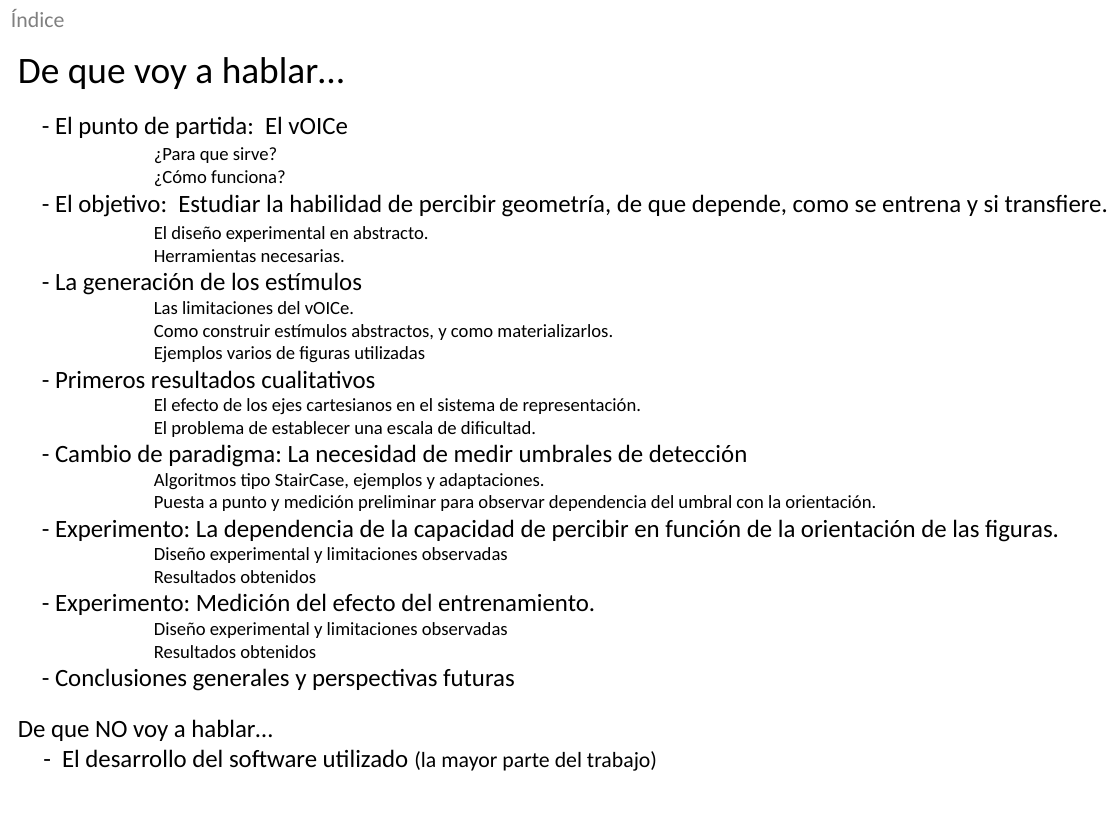
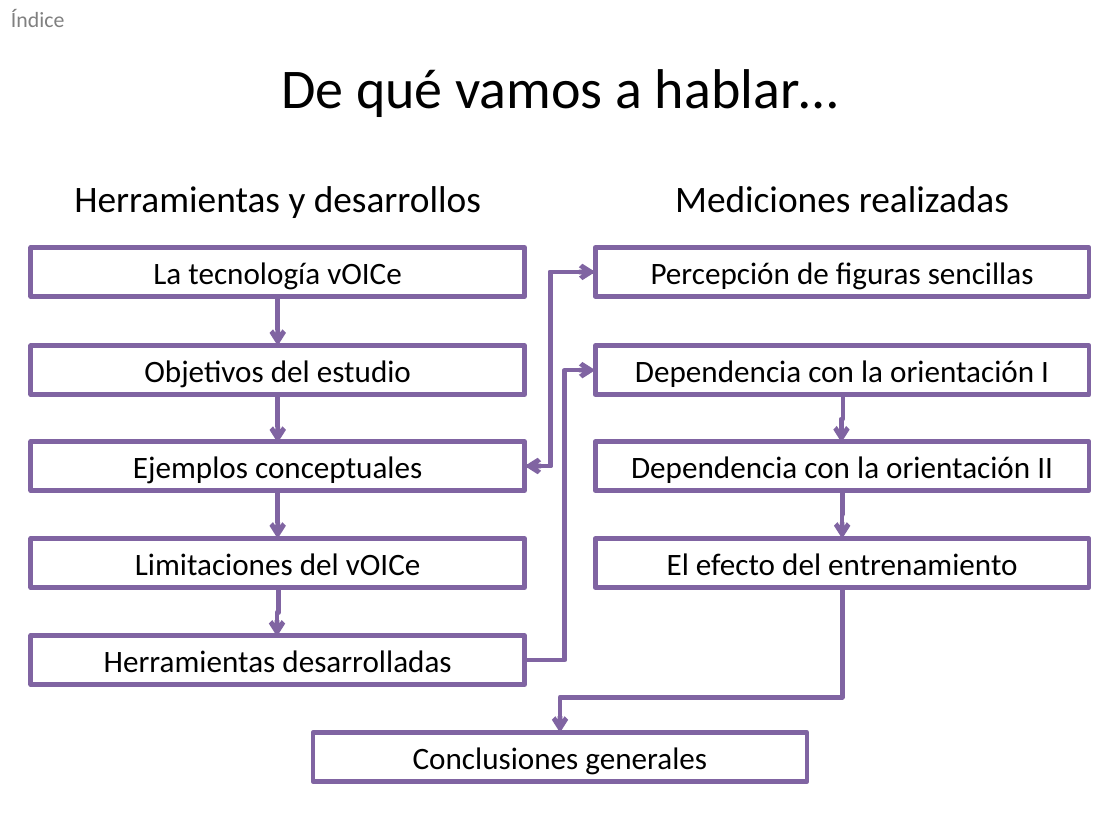
Before and after one commit to IoniUTDT/RedaccionTesis, a slide deck: slide 2 of Defensa/Defensa.pptx. Drawn at 1120x840 pixels with LibreOffice and Linux fonts; fonts in the diff are those of the drawing. Boxes give left, top, right and bottom in pixels: in the first picture for what was removed or moved away, otherwise in the second. Text is boxed around its words. In the diff, an @@ line names an element or a change of style, - is before the commit and + after.

```diff
--- a/Defensa/Defensa.pptx
+++ b/Defensa/Defensa.pptx
@@ text at [281, 69, 838, 117]: text changed; size 24 to 36 pt @@
-De que voy a hablar…
+De qué vamos a hablar…
@@ text removed at [55, 116, 1108, 691] @@
-- El punto de partida: El vOICe
-¿Para que sirve?
-¿Cómo funciona?
-- El objetivo: Estudiar la habilidad de percibir geometría, de que depende, como se entrena y si transfiere.
-El diseño experimental en abstracto.
-Herramientas necesarias.
-- La generación de los estímulos
-Las limitaciones del vOICe.
-Como construir estímulos abstractos, y como materializarlos.
-Ejemplos varios de figuras utilizadas
-- Primeros resultados cualitativos
-El efecto de los ejes cartesianos en el sistema de representación.
-El problema de establecer una escala de dificultad.
-- Cambio de paradigma: La necesidad de medir umbrales de detección
-Algoritmos tipo StairCase, ejemplos y adaptaciones.
-Puesta a punto y medición preliminar para observar dependencia del umbral con la orientación.
-- Experimento: La dependencia de la capacidad de percibir en función de la orientación de las figuras.
-Diseño experimental y limitaciones observadas
-Resultados obtenidos
-- Experimento: Medición del efecto del entrenamiento.
-Diseño experimental y limitaciones observadas
-Resultados obtenidos
-- Conclusiones generales y perspectivas futuras
@@ text added at [74, 186, 481, 218], 24 pt, text #000000 @@
+Herramientas y desarrollos
@@ text added at [675, 186, 1009, 213], 24 pt, text #000000 @@
+Mediciones realizadas
@@ rectangle added at [31, 248, 525, 297], outline #8064A2 3 pt, 20 pt, text #000000 @@
+La tecnología vOICe
@@ rectangle added at [595, 248, 1089, 297], outline #8064A2 3 pt, 20 pt, text #000000 @@
+Percepción de figuras sencillas
@@ elbow arrow added from (278, 297) to (278, 346), #8064A2 3 pt @@
@@ elbow arrow added from (525, 466) to (595, 272), #8064A2 3 pt @@
@@ elbow arrow added from (595, 272) to (525, 466), #8064A2 3 pt @@
@@ rectangle added at [31, 346, 525, 395], outline #8064A2 3 pt, 20 pt, text #000000 @@
+Objetivos del estudio
@@ rectangle added at [595, 346, 1089, 395], outline #8064A2 3 pt, 20 pt, text #000000 @@
+Dependencia con la orientación I
@@ elbow arrow added from (525, 660) to (595, 371), #8064A2 3 pt @@
@@ elbow arrow added from (278, 393) to (278, 442), #8064A2 3 pt @@
@@ elbow arrow added from (843, 395) to (841, 442), #8064A2 3 pt @@
@@ rectangle added at [31, 441, 525, 491], outline #8064A2 3 pt, 20 pt, text #000000 @@
+Ejemplos conceptuales
@@ rectangle added at [595, 441, 1089, 491], outline #8064A2 3 pt, 20 pt, text #000000 @@
+Dependencia con la orientación II
@@ elbow arrow added from (278, 491) to (278, 539), #8064A2 3 pt @@
@@ elbow arrow added from (842, 491) to (842, 539), #8064A2 3 pt @@
@@ rectangle added at [31, 539, 525, 588], outline #8064A2 3 pt, 20 pt, text #000000 @@
+Limitaciones del vOICe
@@ rectangle added at [595, 539, 1089, 588], outline #8064A2 3 pt, 20 pt, text #000000 @@
+El efecto del entrenamiento
@@ elbow arrow added from (279, 588) to (277, 636), #8064A2 3 pt @@
@@ elbow arrow added from (842, 588) to (560, 732), #8064A2 3 pt @@
@@ rectangle added at [31, 635, 525, 684], outline #8064A2 3 pt, 20 pt, text #000000 @@
+Herramientas desarrolladas
@@ text removed at [18, 719, 657, 771] @@
-De que NO voy a hablar…
-- El desarrollo del software utilizado (la mayor parte del trabajo)
@@ rectangle added at [314, 732, 808, 782], outline #8064A2 3 pt, 20 pt, text #000000 @@
+Conclusiones generales
```
Also in this commit, not shown: 18 other slides changed, 14 slides added, 6 other files.
